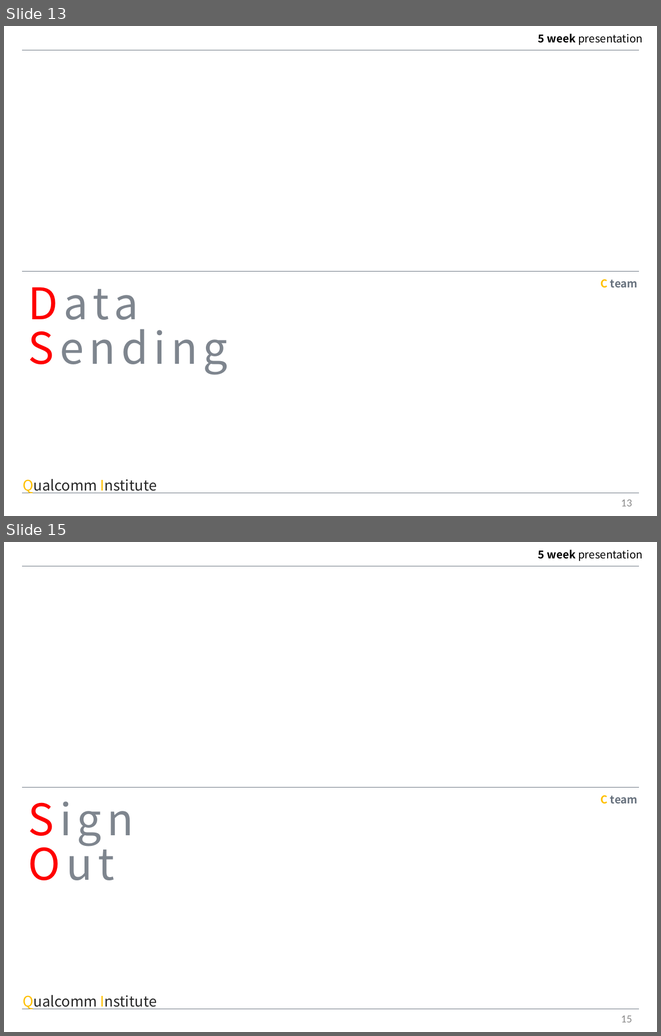
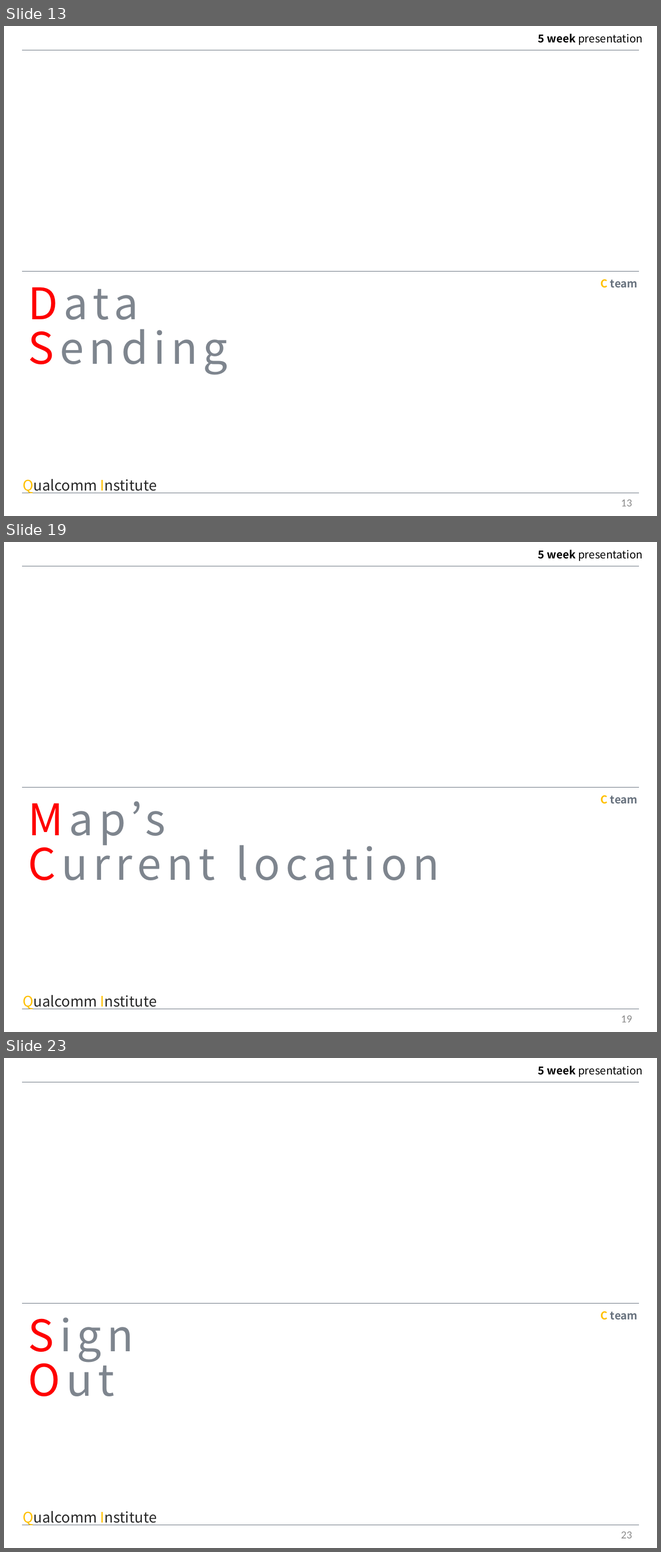
Before and after one commit to MAENGSOOHOON/summer2017IoT, a slide deck: 5week/PPT/5week.pptx. Shown one above the other, each under a label of ours: slides 13 and 15 before the commit, slides 13, 19 and 23 after it; the slides between them are not shown. The pictures are 661x1036 and 661x1552 pixels, drawn with LibreOffice and Linux fonts; fonts in the diff are those of the drawing. Boxes give left, top, right and bottom in pixels: in the first picture for what was removed or moved away, otherwise in the second. Text is boxed around its words. In the diff, an @@ line names an element or a change of style, - is before the commit and + after.

```diff
--- a/5week/PPT/5week.pptx
+++ b/5week/PPT/5week.pptx
@@ slide 19 added at [4, 542, 657, 1032], background #FFFFFF; not listed: 6 template elements that a slide beside it also shows @@
@@ text added at [28, 801, 440, 880], 48 pt, text #7E858E @@
+Map’s
+Current location
@@ page number added at [621, 1015, 632, 1022], 12 pt, text #8C8C8C @@
+19
@@ what was slide 15 is now slide 23 @@
@@ page number at [621, 1531, 632, 1538]: text changed @@
-15
+23
```
Also in this commit, not shown: 5 slides changed, 8 other slides added, 1 slide removed, 4 other files.
